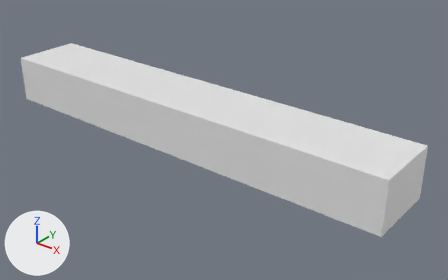
The FBX model corridoio.fbx as it was, and as the next commit left it.
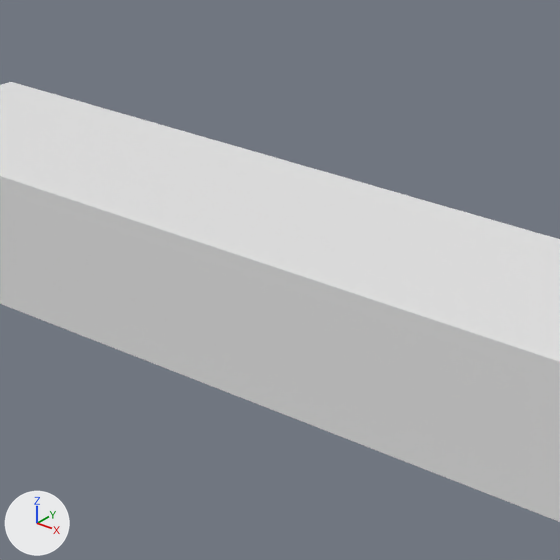
Each version is shown whole from a 50 mm camera at (31.0, -27.4, 15.5) aimed at (11.7, -3.3, 0.5), then close up on the part from 15% to 55% of the width and 6% to 71% of the height. Arrows for +X, +Y and +Z are at lower left; the lights stay in place. Where no turn or scale is listed for an object, it has been applied to the vertices.

The scene before the commit, as lines of its bpy script (objects in view):
```python
me_corridoio = bpy.data.meshes.new('Corridoio')
me_corridoio.from_pydata(...)  # 654 vertices, 804 faces; spans x -2.5..22.5, y -2.0..2.0, z -1.4..1.4
# faces by material slot: [70, 734]
me_corridoio.materials.append(mat_pavimento)  # its picture is missing
me_corridoio.materials.append(mat_pareti)  # its picture is missing
ob_corridoio = bpy.data.objects.new('Corridoio', me_corridoio)
ob_corridoio.location = (0.0, -4.01, 1.63)
```
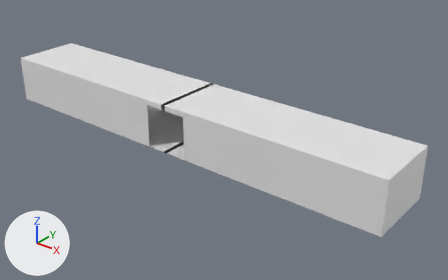
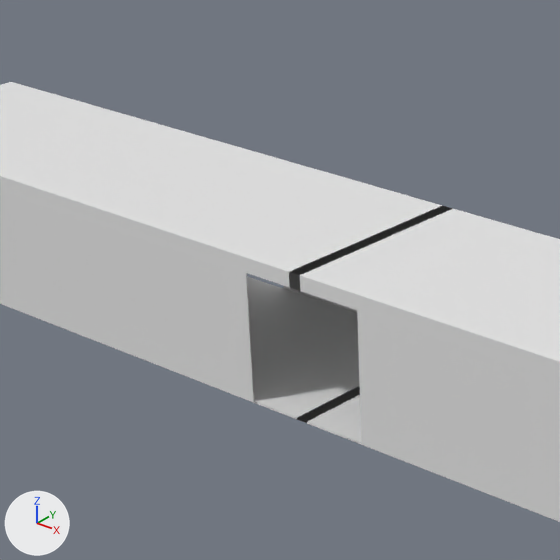
Pixel boxes (x1, y1, x2, y2) of what changed, in the close-ups (560 x 560 px):
part 1 of me_corridoio, built on
    after: (243, 270, 363, 438)

Diff of the bpy script that builds the scene:
```diff
--- a/corridoio.fbx.py
+++ b/corridoio.fbx.py
@@ me_corridoio @@
 # used by ob_corridoio; location = (0.0, -4.01, 1.63)
-me_corridoio.from_pydata(...)  # 654 vertices, 804 faces; spans x -2.5..22.5, y -2.0..2.0, z -1.4..1.4
+me_corridoio.from_pydata(...)  # 715 vertices, 852 faces; spans x -2.5..22.5, y -2.0..2.0, z -1.4..1.4
+# me_corridoio part 1: 3 vertices moved within x 9.4..10.6, y 2.0, z -1.3..0.6; 61 vertices added at x -2.5..22.5, y -2.0..2.0, z -1.4..1.4
 me_corridoio.materials.append(mat_pavimento)
```
